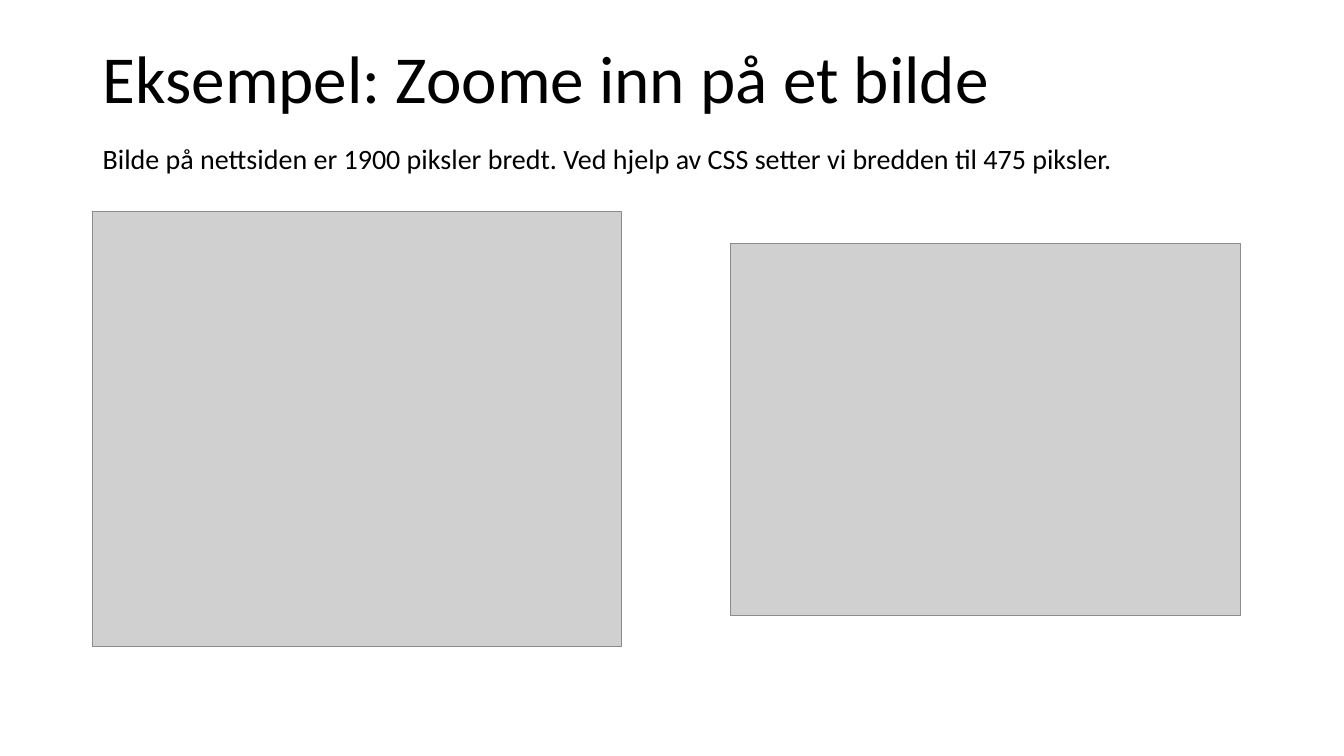
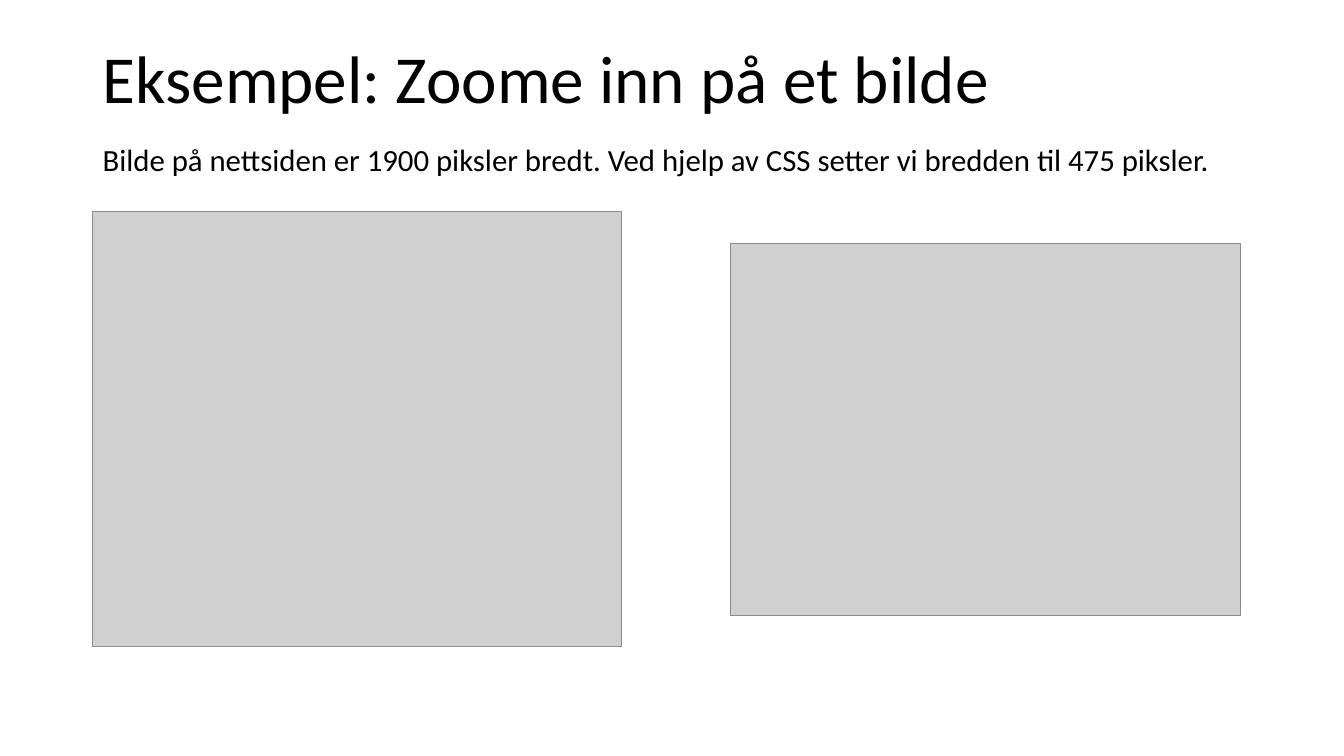
Before and after one commit to overas/overas.github.io, a slide deck: slide 11 of it2/Kap-7.4-Bilder med JavaScript/Kap. 7.4 Bilder med JavaScript.pptx. Drawn at 1344x756 pixels with LibreOffice and Linux fonts; fonts in the diff are those of the drawing; grey boxes stand for pictures. Boxes give left, top, right and bottom in pixels: in the first picture for what was removed or moved away, otherwise in the second. Text is boxed around its words. In the diff, an @@ line names an element or a change of style, - is before the commit and + after.

```diff
--- a/it2/Kap-7.4-Bilder med JavaScript/Kap. 7.4 Bilder med JavaScript.pptx
+++ b/it2/Kap-7.4-Bilder med JavaScript/Kap. 7.4 Bilder med JavaScript.pptx
@@ text "Bilde på nettsiden er 1900 ..." at (x1=103, y1=149, x2=1209, y2=177): size 20 to 22 pt @@
```
Also in this commit, not shown: 6 other slides changed.
